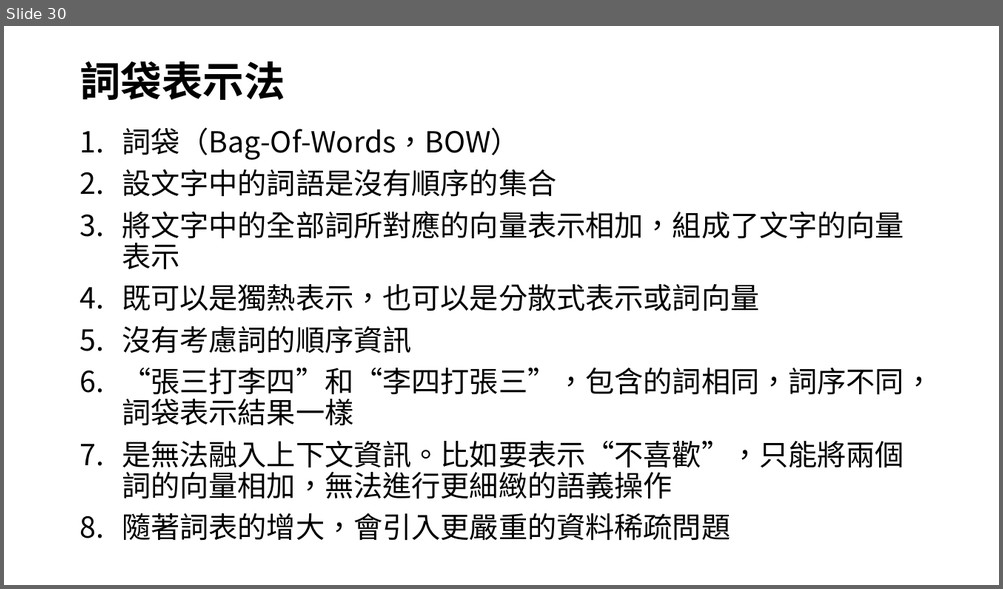
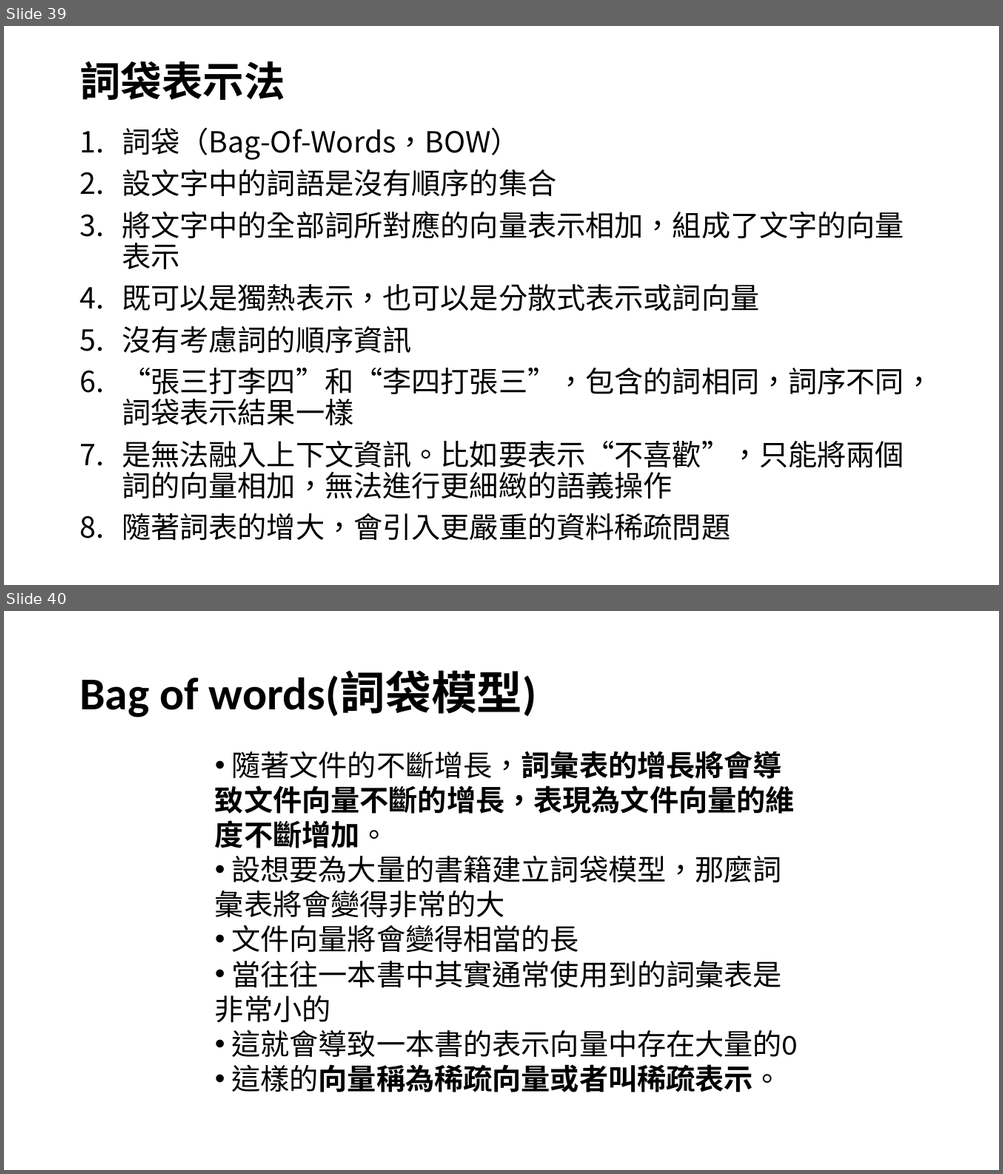
Before and after one commit to joshhu/nlp_must2022, a slide deck: lecture02.pptx. Shown one above the other, each under a label of ours: slide 30 before the commit, slides 39 and 40 after it. The pictures are 1003x589 and 1003x1174 pixels, drawn with LibreOffice and Linux fonts; fonts in the diff are those of the drawing. Boxes give left, top, right and bottom in pixels: in the first picture for what was removed or moved away, otherwise in the second. Text is boxed around its words. In the diff, an @@ line names an element or a change of style, - is before the commit and + after.

```diff
--- a/lecture02.pptx
+++ b/lecture02.pptx
@@ slide 40 added at <box>4,611,999,1170</box>, background #FFFFFF @@
@@ title added at <box>79,672,537,718</box>, 44 pt, text #000000, bold @@
+Bag of words(詞袋模型)
@@ text added at <box>215,751,797,1093</box>, 28 pt, text #000000 @@
+• 隨著文件的不斷增長，詞彙表的增長將會導致文件向量不斷的增長，表現為文件向量的維度不斷增加。
+• 設想要為大量的書籍建立詞袋模型，那麼詞彙表將會變得非常的大
+• 文件向量將會變得相當的長
+• 當往往一本書中其實通常使用到的詞彙表是非常小的
+• 這就會導致一本書的表示向量中存在大量的0
+• 這樣的向量稱為稀疏向量或者叫稀疏表示。
@@ what was slide 30 is now slide 39 @@
```
Also in this commit, not shown: 3 slides changed, 33 other slides added, 2 slides removed, 13 other files.
